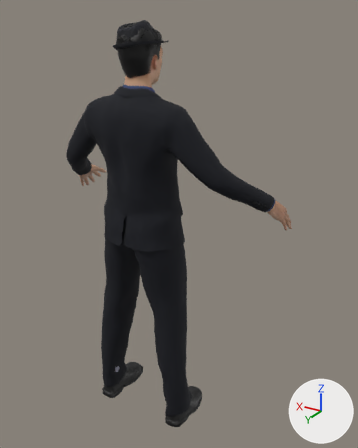
An edit to the glTF model public/assets/chars/npc/v_guardia.glb, drawn before and after from the same camera.
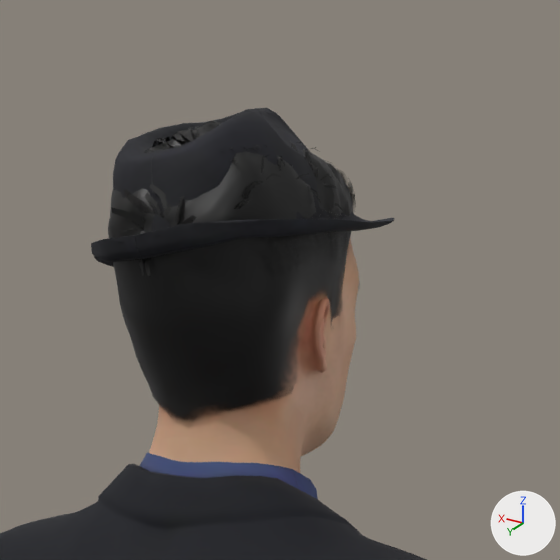
There are two pictures of each version: one whole from a 50 mm lens placed at (-1.436, 1.974, 2.275), pointed at (-0.101, -0.25, 1.162), one close up on the part from 27% to 56% of the width and 0% to 23% of the height. Lighting does not change. The marker at lower right points along +X, +Y and +Z. The last two pictures show the newer version. Vertices at exactly the same position are counted once.

In view in the first close-up: 'v_guardia'.
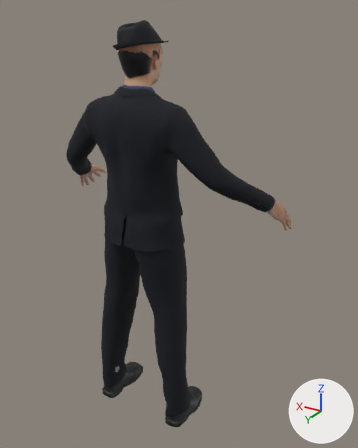
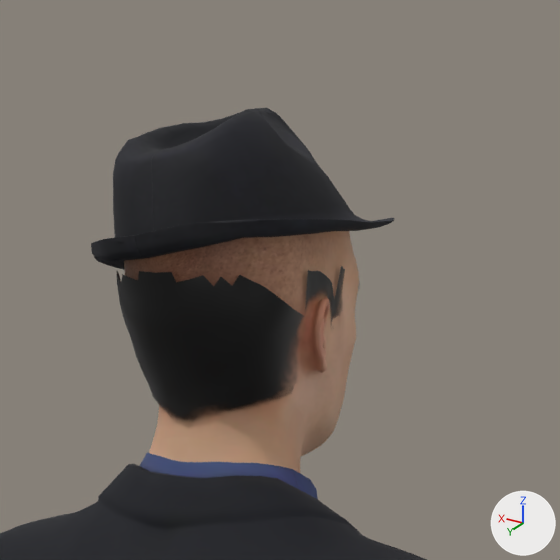
Changed parts and their boxes [x1, y1, x2, y2] in the close-ups (560 x 560 px):
part 1 of me_v_guardia, deleted
    before: [111, 122, 356, 277]
part 2 of me_v_guardia, deleted
    before: [108, 120, 353, 310]

What changed in the scene script:
```text
Change me_v_guardia:
    used by ob_v_guardia; location = (0.0, 0.0, 0.0)
    remove me_v_guardia.from_pydata(...)  # 25595 vertices, 47526 faces; spans x -0.71..0.71, y -0.48..0.14, z 0.0..2.23
    add me_v_guardia.from_pydata(...)  # 22869 vertices, 44248 faces; spans x -0.71..0.71, y -0.48..0.14, z 0.0..2.23
    me_v_guardia part 1: 197 loose pieces with 1790 vertices, spanning x -0.09..0.08, y -0.17..0.07, z 2.1..2.22, are deleted
    me_v_guardia part 2: 936 vertices removed from x -0.09..0.09, y -0.17..0.06, z 2.09..2.23
```
